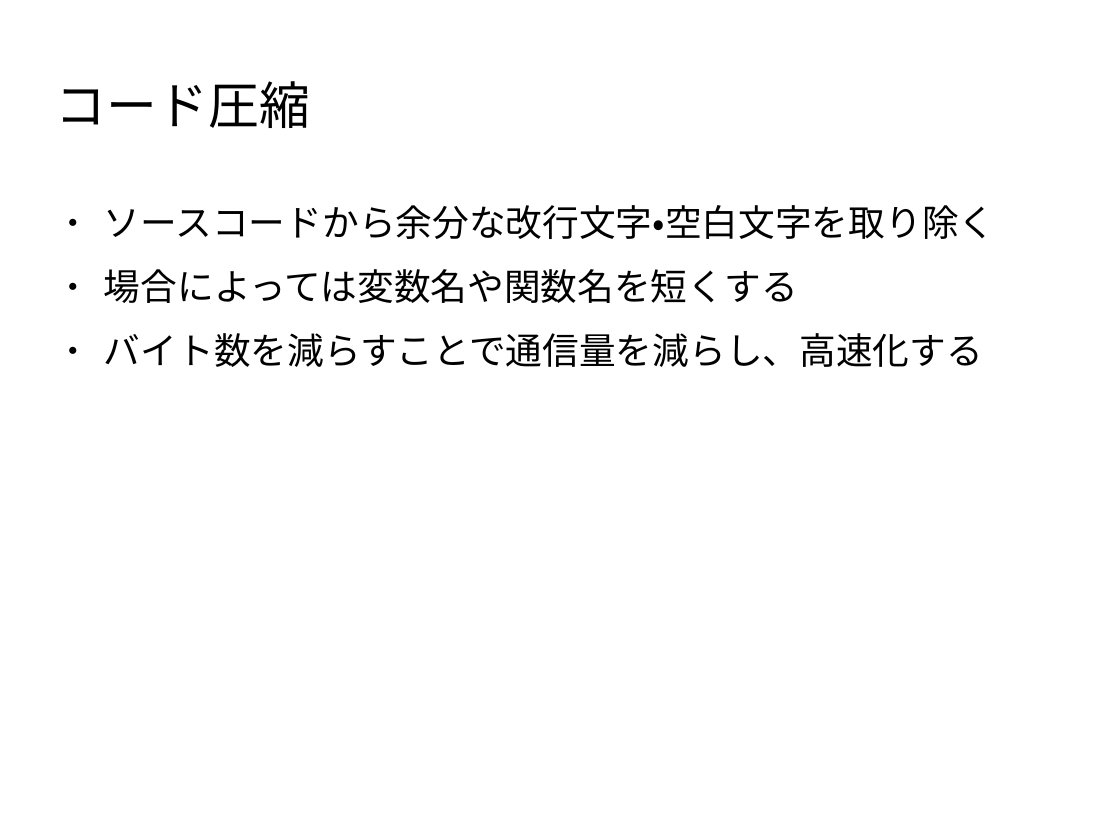
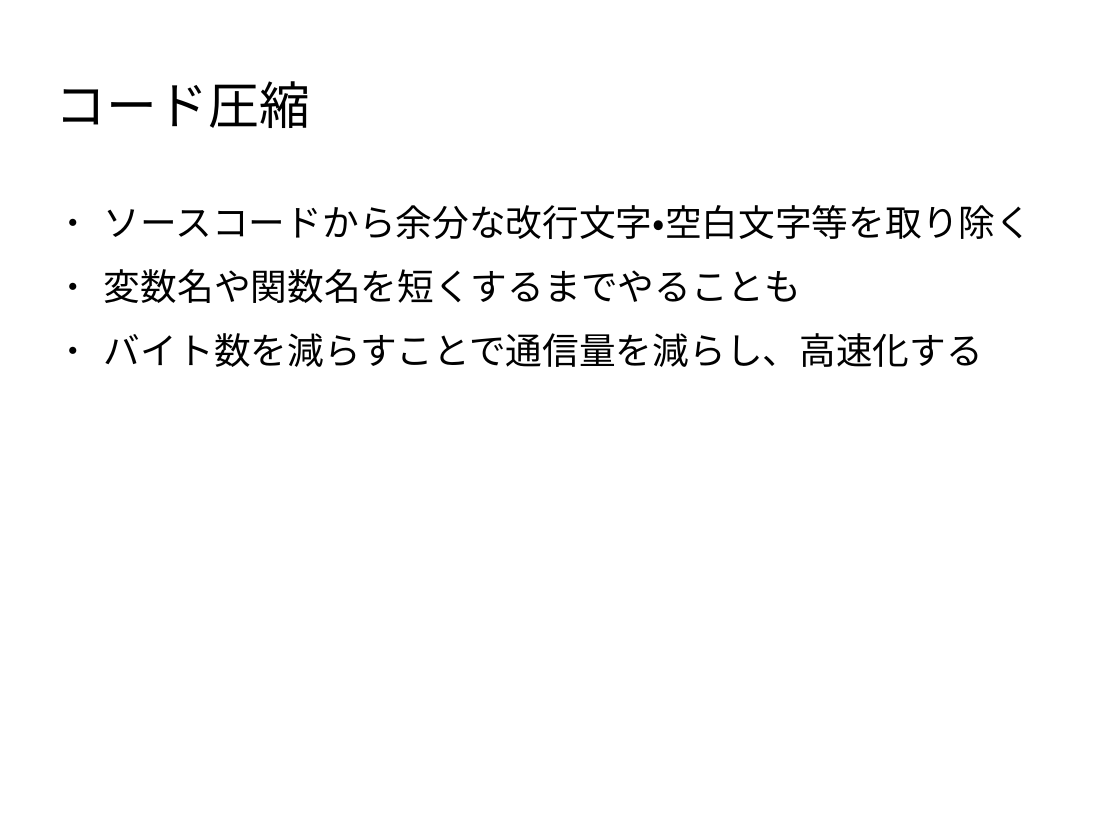
Before and after one commit to masakura/yeoman-presentation, a slide deck: slide 9 of yeoman-presentation.odp. Drawn at 1120x840 pixels with LibreOffice and Linux fonts; fonts in the diff are those of the drawing; background and template pictures are left out. Boxes give left, top, right and bottom in pixels: in the first picture for what was removed or moved away, otherwise in the second. Text is boxed around its words. In the diff, an @@ line names an element or a change of style, - is before the commit and + after.

```diff
--- a/yeoman-presentation.odp
+++ b/yeoman-presentation.odp
@@ text at [104,205,1032,303]: text changed @@
-● ソースコードから余分な改行文字・空白文字を取り除く
-● 場合によっては変数名や関数名を短くする
+● ソースコードから余分な改行文字・空白文字等を取り除く
+● 変数名や関数名を短くするまでやることも
```
Also in this commit, not shown: 4 other slides changed, 20 slides added, 1 slide removed.
